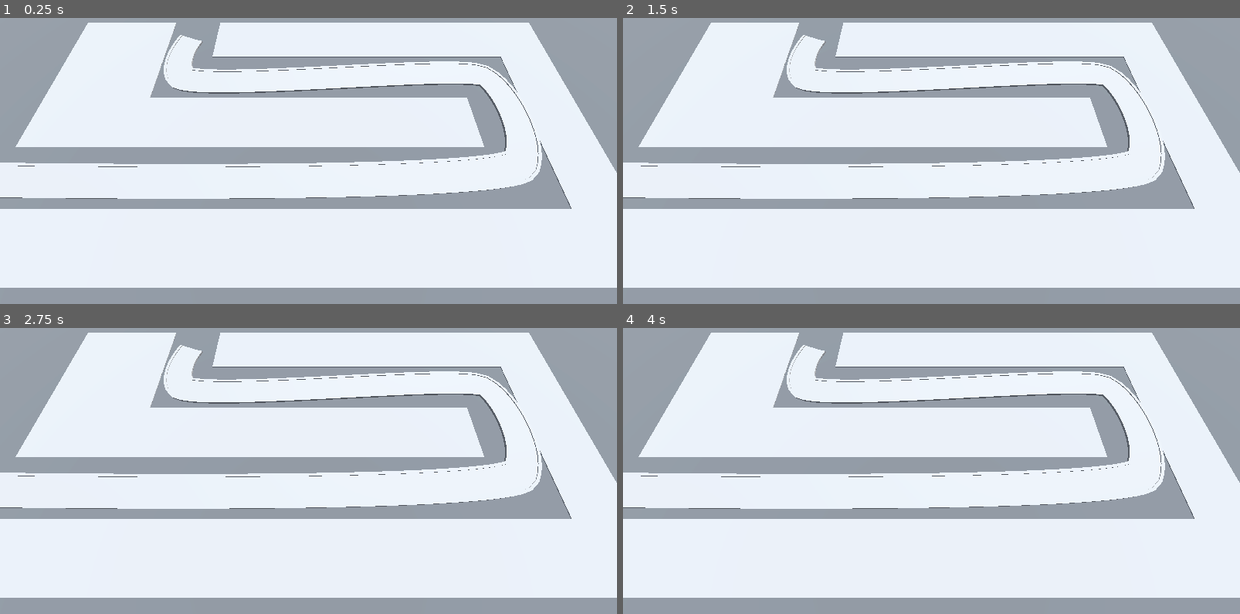
Above: before the commit, frames 1-4 (two rows, left to right).
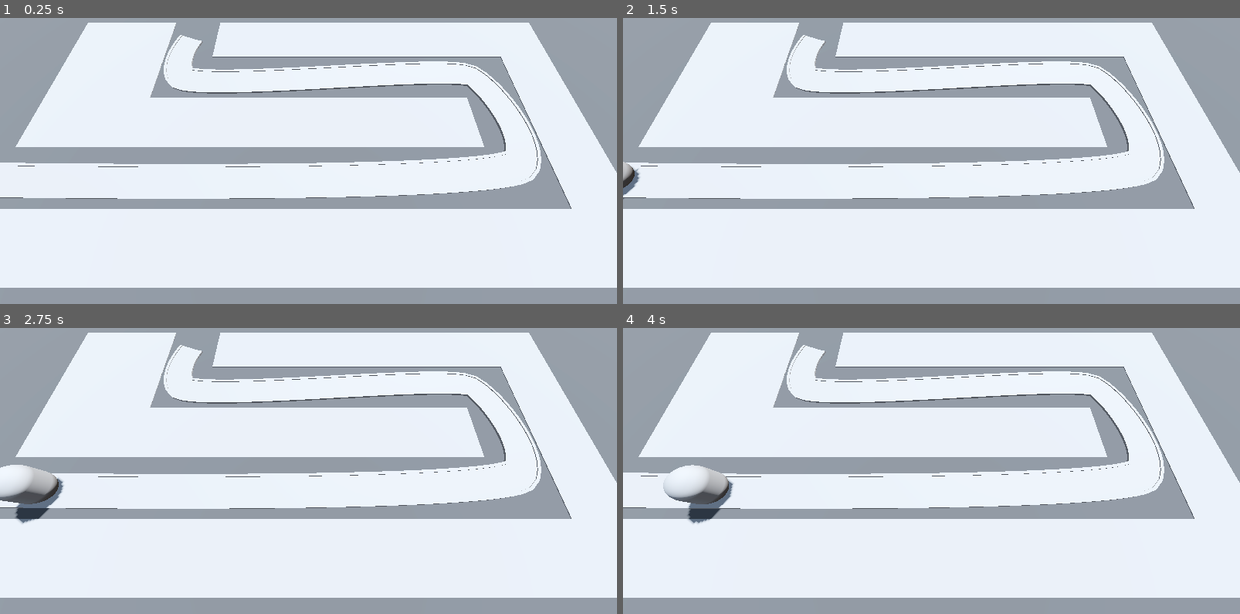
Above: after the commit, the same moments.

Repository: pyxn/godot-barbarian-blaster
Game: Godot game, scene res://Scenes/BaseLevel.tscn
Same seed, same stepped clock (60 frames per second), same inputs: the game is played once before the commit and once after it. Before the commit the project has no main scene; this scene is started directly in both runs.
Inputs:
- Up to frame 1 (0.25 s): no input
- Up to frame 2 (1.5 s): tap Enter at 0.5 s; tap Space at 1.25 s
- Up to frame 3 (2.75 s): no input
- Up to frame 4 (4 s): no input

The runs differ from the first frame. In frame 1, 0.9% of the frame differs, in the area x 3-88%, y 15-63%; in frame 2, 1.1%; in frame 3, 2.1%, in the area x 0-88%, y 15-69%; in frame 4, 2.0%.

Commit message:
add pathfollow3d node

Diff:
--- a/Scenes/BaseLevel.tscn
+++ b/Scenes/BaseLevel.tscn
@@ -1,6 +1,7 @@
-[gd_scene load_steps=7 format=3 uid="uid://75h7a27ikuk1"]
+[gd_scene load_steps=8 format=3 uid="uid://75h7a27ikuk1"]
 
 [ext_resource type="MeshLibrary" uid="uid://b5bm3jbrqolvg" path="res://Libraries/SpaceLibrary.tres" id="1_po1k8"]
+[ext_resource type="PackedScene" uid="uid://5auo1c4pgrm5" path="res://Scenes/Enemy/Enemy.tscn" id="2_tpsjm"]
 
 [sub_resource type="ProceduralSkyMaterial" id="ProceduralSkyMaterial_xqh1w"]
 sky_horizon_color = Color(0.64625, 0.65575, 0.67075, 1)
@@ -20,7 +21,7 @@
 
 [sub_resource type="Curve3D" id="Curve3D_ex7ti"]
 _data = {
-"points": PackedVector3Array(0, 0, 0, 0, 0, 0, -23.162, 0, 6.19139, -1.5, 0, 1.7, 1.5, 0, -1.7, 13.9703, 0, 5.17022, 1.2, 0, 1.3, -1.2, 0, -1.3, 13.9915, 0, -1.95796, 1.1, 0, 1.6, -1.1, 0, -1.6, -10.1602, 0, -1.97913, 0, 0, 0, 0, 0, 0, -10.1602, 0, -6.04322),
+"points": PackedVector3Array(0, 0, 0, 0, 0, 0, -23.162, 0, 6.19139, -1.5, 0, 1.7, 1.5, 0, -1.7, 13.9703, 0, 5.17022, 1.2, 0, 1.3, -1.2, 0, -1.3, 12.9915, 0, -1.95796, 1.1, 0, 1.6, -1.1, 0, -1.6, -10.1602, 0, -1.97913, 0, 0, 0, 0, 0, 0, -10.1602, 0, -6.04322),
 "tilts": PackedFloat32Array(0, 0, 0, 0, 0)
 }
 point_count = 5
@@ -91,3 +92,6 @@
 path_continuous_u = true
 path_u_distance = 1.0
 path_joined = false
+
+[node name="Enemy" parent="Path3D" instance=ExtResource("2_tpsjm")]
+transform = Transform3D(0.0274897, 0, -0.999598, 0, 1, 0, 0.999598, 0, 0.0274897, -23.162, 0, 6.19139)
--- /dev/null
+++ b/Scenes/Enemy/Enemy.gd
@@ -0,0 +1,7 @@
+extends PathFollow3D
+
+@export var speed: float = 2.414
+
+# Called every frame. 'delta' is the elapsed time since the previous frame.
+func _process(delta: float) -> void:
+	progress += delta * speed
--- /dev/null
+++ b/Scenes/Enemy/Enemy.tscn
@@ -0,0 +1,16 @@
+[gd_scene load_steps=3 format=3 uid="uid://5auo1c4pgrm5"]
+
+[ext_resource type="Script" path="res://Scenes/Enemy/Enemy.gd" id="1_ylrx0"]
+
+[sub_resource type="CapsuleMesh" id="CapsuleMesh_y6g1m"]
+radius = 1.0
+height = 3.0
+
+[node name="Enemy" type="PathFollow3D"]
+transform = Transform3D(0.0274897, 0, -0.999598, 0, 1, 0, 0.999598, 0, 0.0274897, 0, 0, 0)
+loop = false
+script = ExtResource("1_ylrx0")
+
+[node name="MeshInstance3D" type="MeshInstance3D" parent="."]
+transform = Transform3D(1, 0, 0, 0, 1, 0, 0, 0, 1, 0, 1.5, 0)
+mesh = SubResource("CapsuleMesh_y6g1m")
--- a/project.godot
+++ b/project.godot
@@ -11,5 +11,6 @@
 [application]
 
 config/name="Barbarian Blaster"
+run/main_scene="res://Scenes/BaseLevel.tscn"
 config/features=PackedStringArray("4.3", "Forward Plus")
 config/icon="res://icon.svg"
Not shown: 4 places in Libraries/SpaceLibrary.tres that only renumber resources
